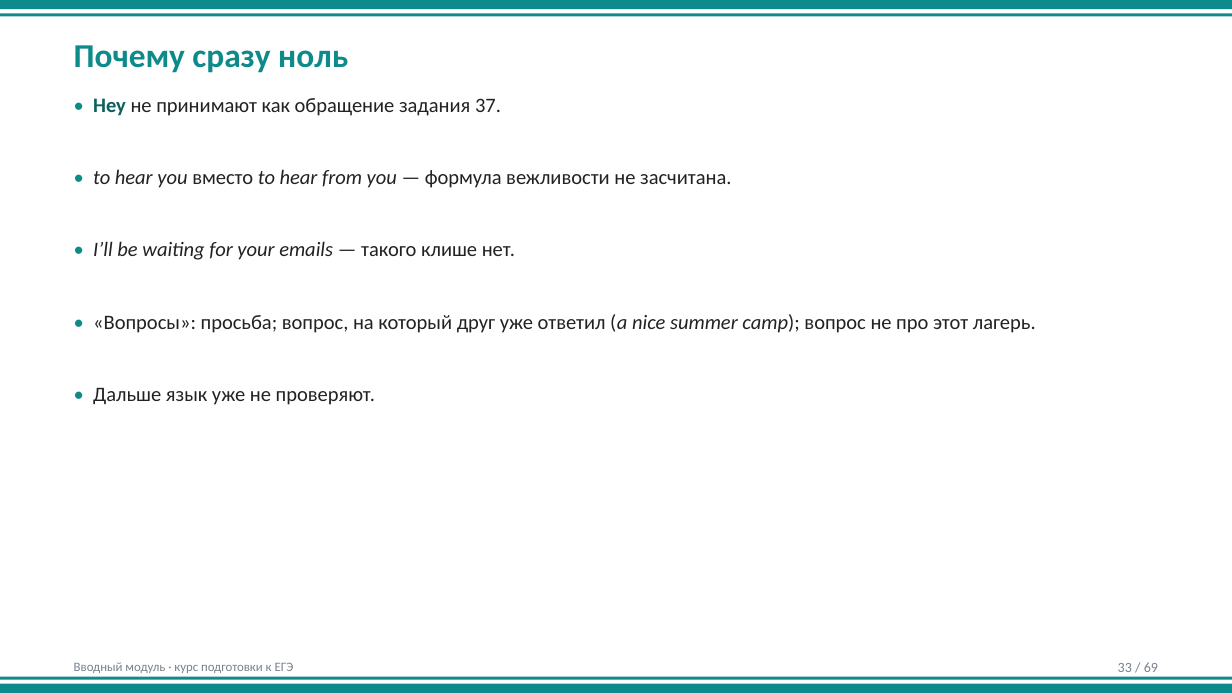
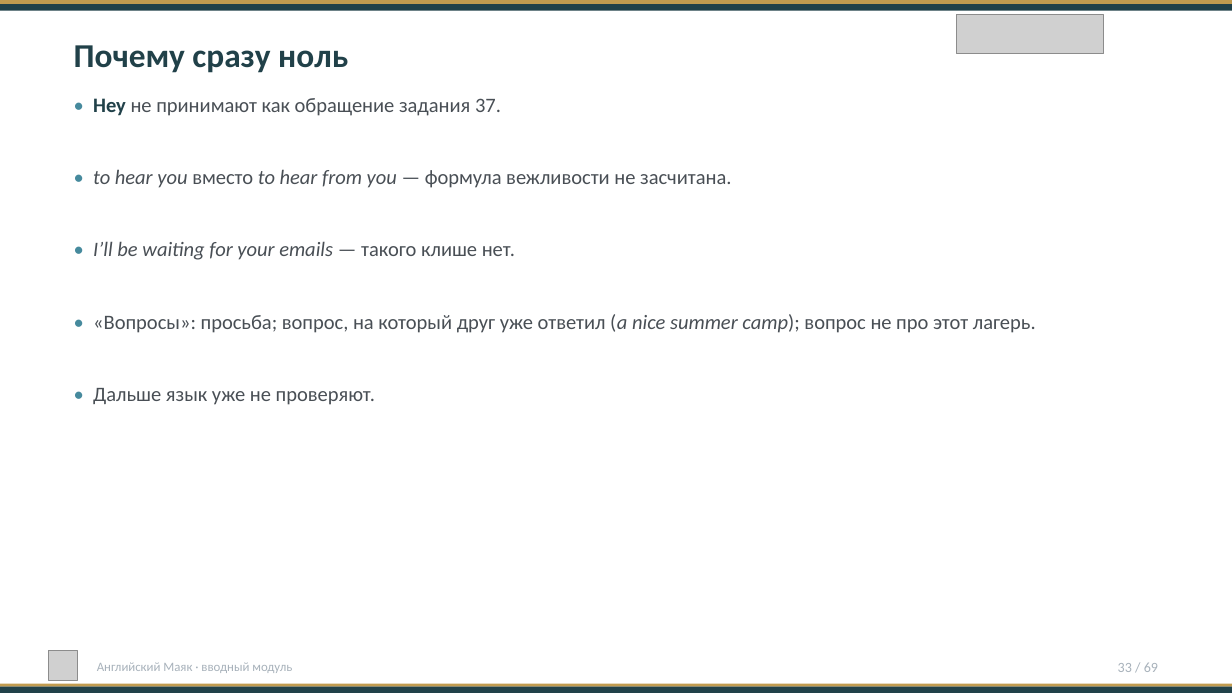
Before and after one commit to munlightshadow/music, a slide deck: slide 33 of ege-english-course/03-curriculum/intro-student/вводный-модуль.pptx. Drawn at 1232x693 pixels with LibreOffice and Linux fonts; fonts in the diff are those of the drawing; grey boxes stand for pictures. Boxes give left, top, right and bottom in pixels: in the first picture for what was removed or moved away, otherwise in the second. Text is boxed around its words. In the diff, an @@ line names an element or a change of style, - is before the commit and + after.

```diff
--- a/ege-english-course/03-curriculum/intro-student/вводный-модуль.pptx
+++ b/ege-english-course/03-curriculum/intro-student/вводный-модуль.pptx
@@ rectangle at <box>0,4,1232,10</box>: fill #0E8A8A to #214149 @@
@@ rectangle: place and size @@
-rectangle at <box>0,0,1232,9</box>
+rectangle at <box>0,0,1232,4</box>
@@ rectangle at <box>0,0,1232,4</box>: fill #0E8A8A to #C19B4F @@
@@ rectangle: place and size @@
-rectangle at <box>0,13,1232,16</box>
+rectangle at <box>0,4,1232,10</box>
@@ picture added at <box>957,15,1104,54</box> @@
@@ text "Почему сразу ноль" at <box>74,45,348,73</box>: text colour #0E8A8A to #214149 @@
@@ text "• Hey не принимают как ..." at <box>93,98,501,116</box>: text colour #0E8A8A to #468A9D in "•"; text colour #0E5F5F to #214149 in "Hey"; text colour #222222 to #494F55 in "не принимают как обращение задания 37." @@
@@ text colour #0E8A8A to #468A9D in "•"; text colour #222222 to #494F55 in 4 elements at <box>93,169,731,188</box>, <box>93,241,515,260</box>, <box>93,314,1036,333</box>, <box>93,388,375,405</box> @@
@@ picture added at <box>48,651,78,680</box> @@
@@ text "33 / 69" at <box>1118,662,1158,672</box>: text colour #7A838C to #A8B2BB @@
@@ rectangle at <box>0,687,1232,693</box>: fill #0E8A8A to #214149 @@
@@ rectangle at <box>0,684,1232,687</box>: fill #0E8A8A to #C19B4F @@
@@ rectangle: place and size @@
-rectangle at <box>0,677,1232,679</box>
+rectangle at <box>0,684,1232,687</box>
@@ text at <box>97,662,292,673</box>: text changed; text colour #7A838C to #A8B2BB @@
-Вводный модуль · курс подготовки к ЕГЭ
+Английский Маяк · вводный модуль
```
Also in this commit, not shown: 68 other slides changed, 20 other files.
